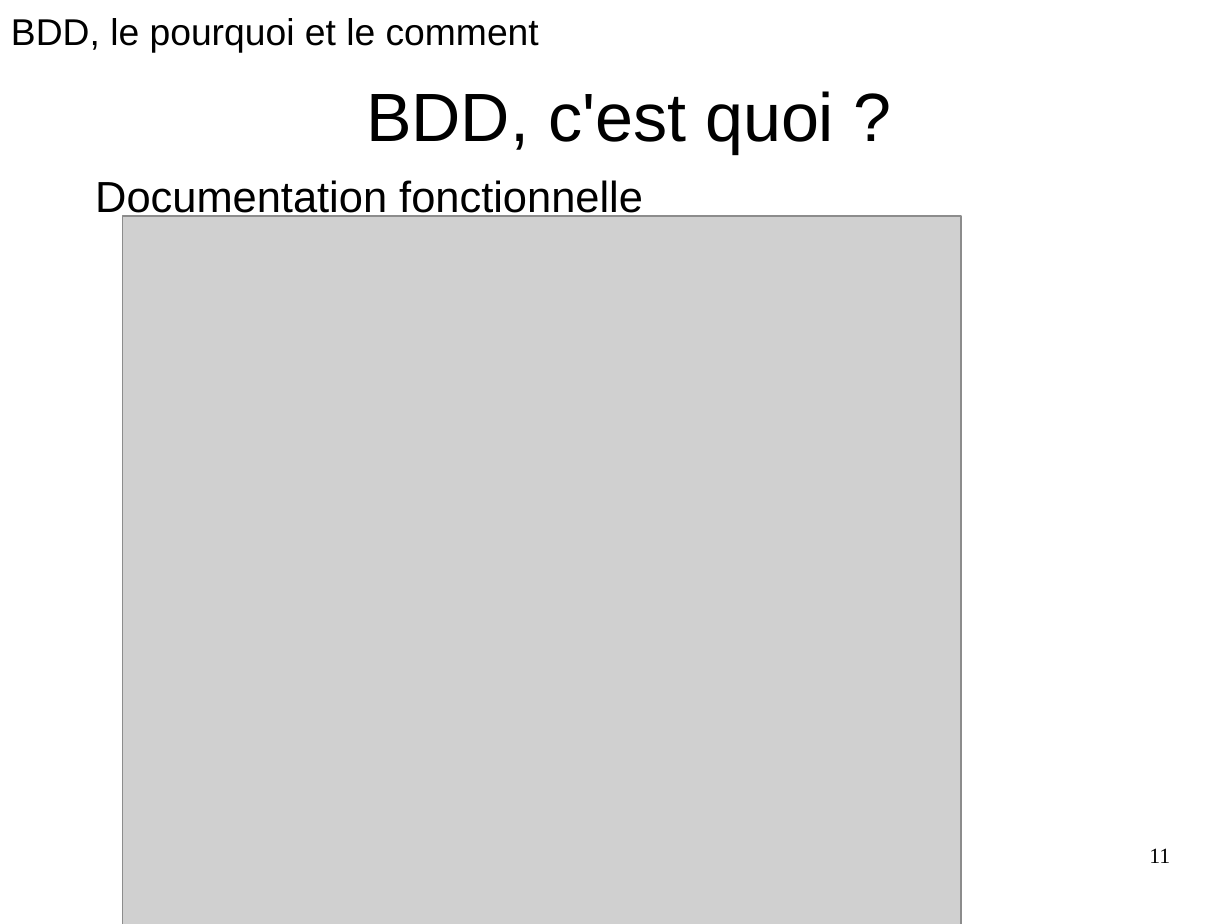
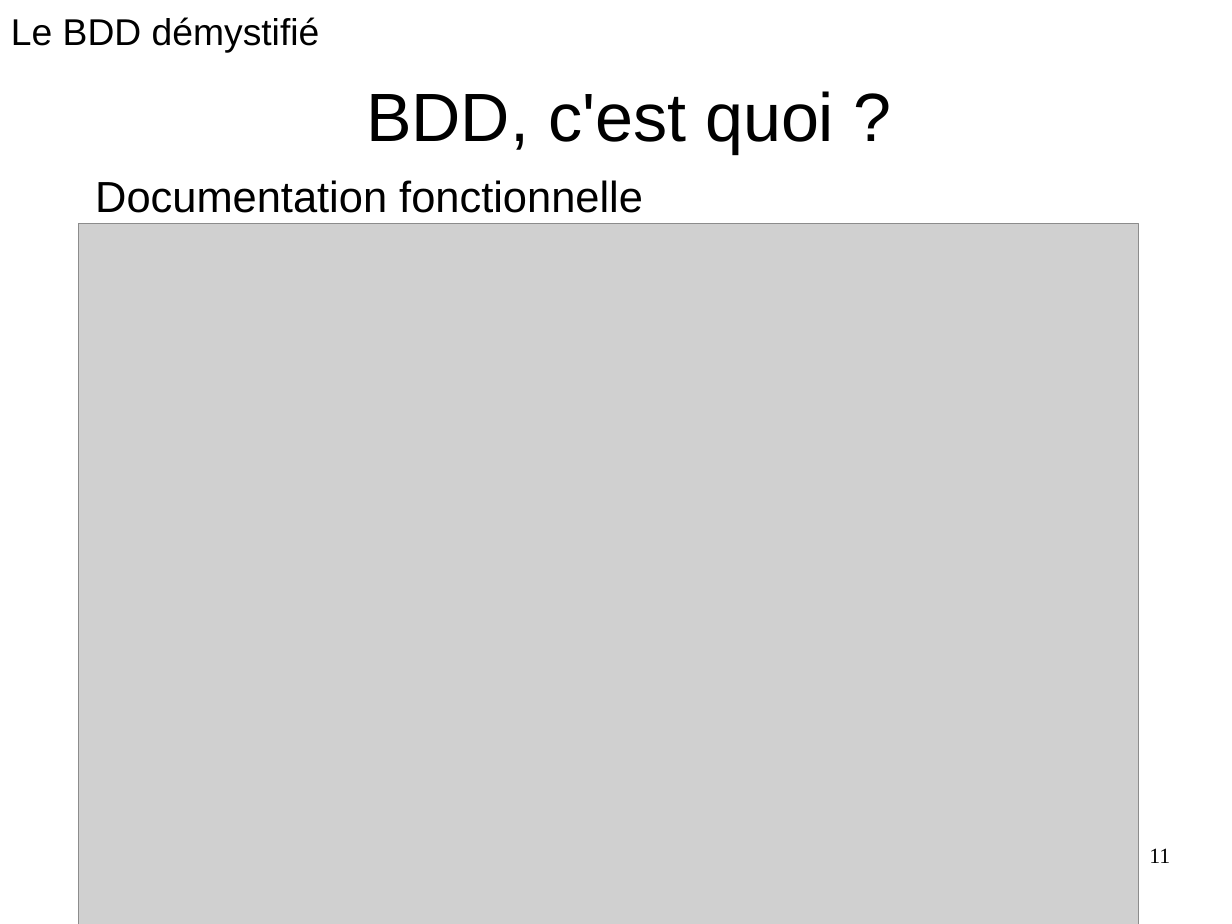
Before and after one commit to GeReinhart/dojo-bdd-library-ws-java, a slide deck: slide 11 of doc/BDD_presentation_agile_grenoble_2016.odp. Drawn at 1232x924 pixels with LibreOffice and Linux fonts; fonts in the diff are those of the drawing; grey boxes stand for pictures. Boxes give left, top, right and bottom in pixels: in the first picture for what was removed or moved away, otherwise in the second. Text is boxed around its words. In the diff, an @@ line names an element or a change of style, - is before the commit and + after.

```diff
--- a/doc/BDD_presentation_agile_grenoble_2016.odp
+++ b/doc/BDD_presentation_agile_grenoble_2016.odp
@@ text removed at (11, 18, 539, 52) @@
-BDD, le pourquoi et le comment
@@ text added at (11, 17, 320, 52), 24 pt, text #000000 @@
+Le BDD démystifié
@@ picture: place and size @@
-picture at (123, 216, 961, 924)
+picture at (78, 224, 1139, 924)
```
Also in this commit, not shown: 9 other slides changed, 23 slides added, 2 slides removed, 13 other files.
